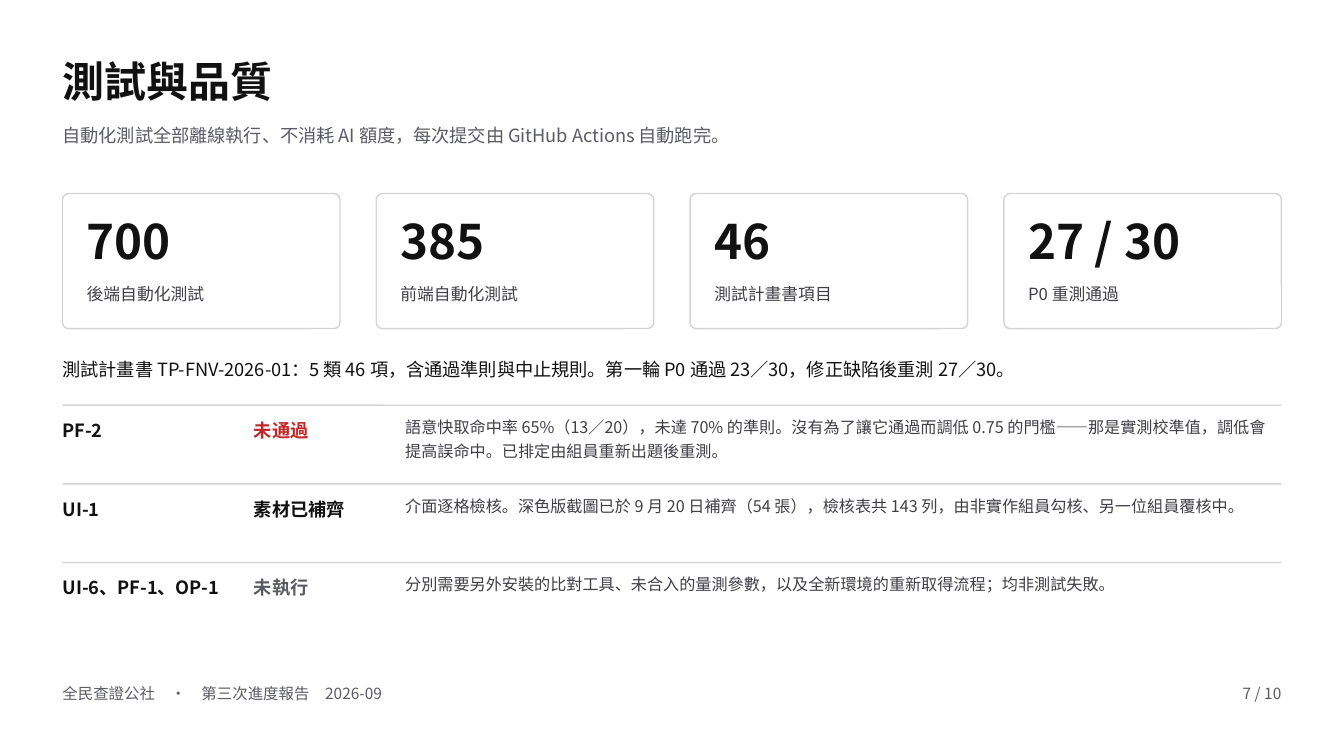
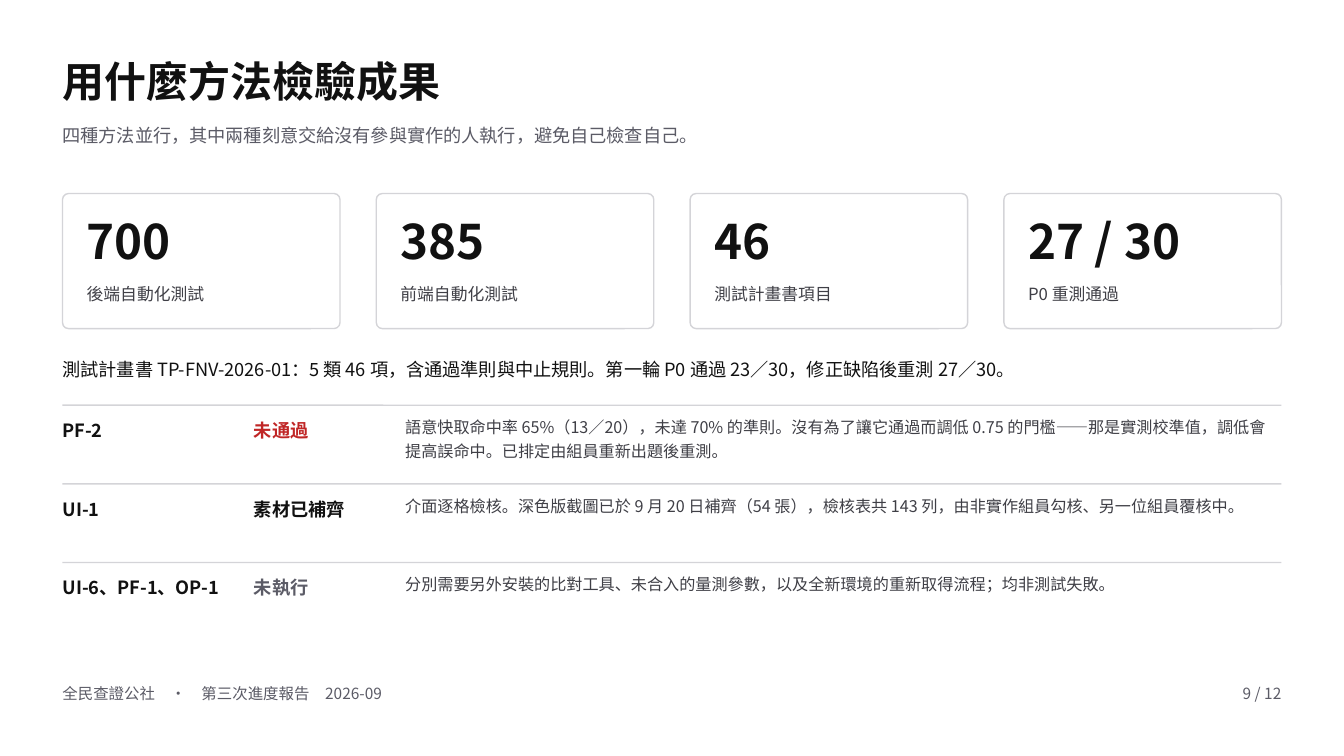
Before and after one commit to cansfakenewsverify/AI-Fake-News-Verification-System, a slide deck: slide 9 of presentations/2026-09_進度報告/10_書面報告.pptx (slide 7 before the commit). Drawn at 1344x756 pixels with LibreOffice and Linux fonts; fonts in the diff are those of the drawing. Boxes give left, top, right and bottom in pixels: in the first picture for what was removed or moved away, otherwise in the second. Text is boxed around its words. In the diff, an @@ line names an element or a change of style, - is before the commit and + after.

```diff
--- a/presentations/2026-09_進度報告/10_書面報告.pptx
+++ b/presentations/2026-09_進度報告/10_書面報告.pptx
@@ text at (62, 61, 440, 101): text changed @@
-測試與品質
+用什麼方法檢驗成果
@@ text at (62, 126, 697, 144): text changed @@
-自動化測試全部離線執行、不消耗 AI 額度，每次提交由 GitHub Actions 自動跑完。
+四種方法並行，其中兩種刻意交給沒有參與實作的人執行，避免自己檢查自己。
@@ text at (1243, 687, 1281, 699): text changed @@
-7 / 10
+9 / 12
```
Also in this commit, not shown: 9 other slides changed, 2 slides added, 2 other files.
